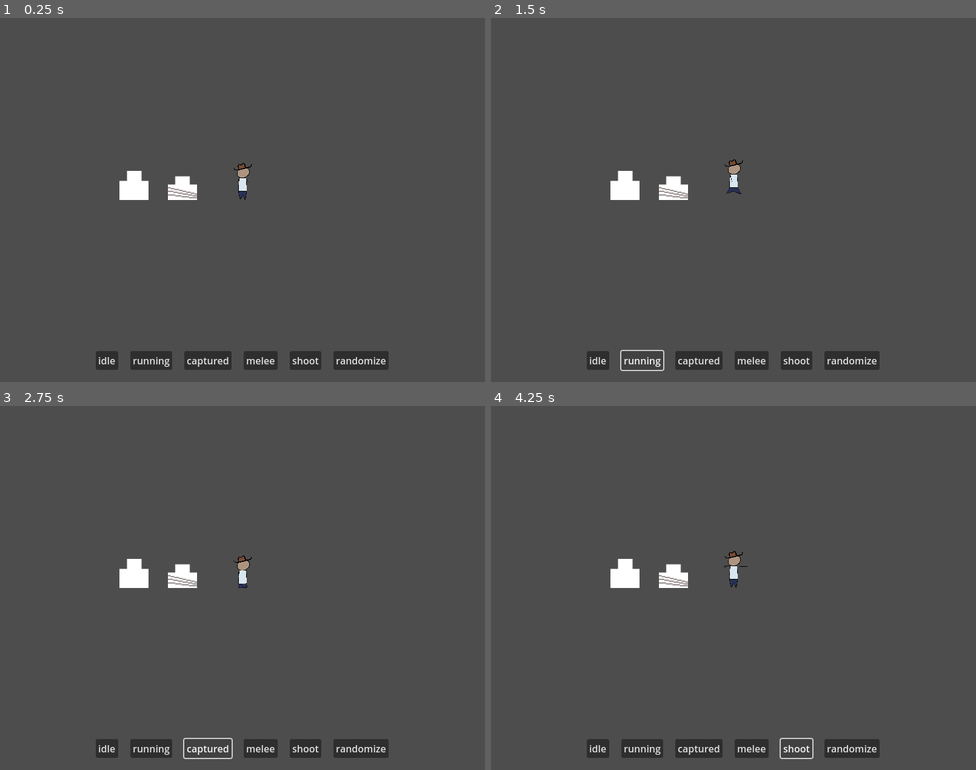
Above: before the commit, frames 1-4 (two rows, left to right).
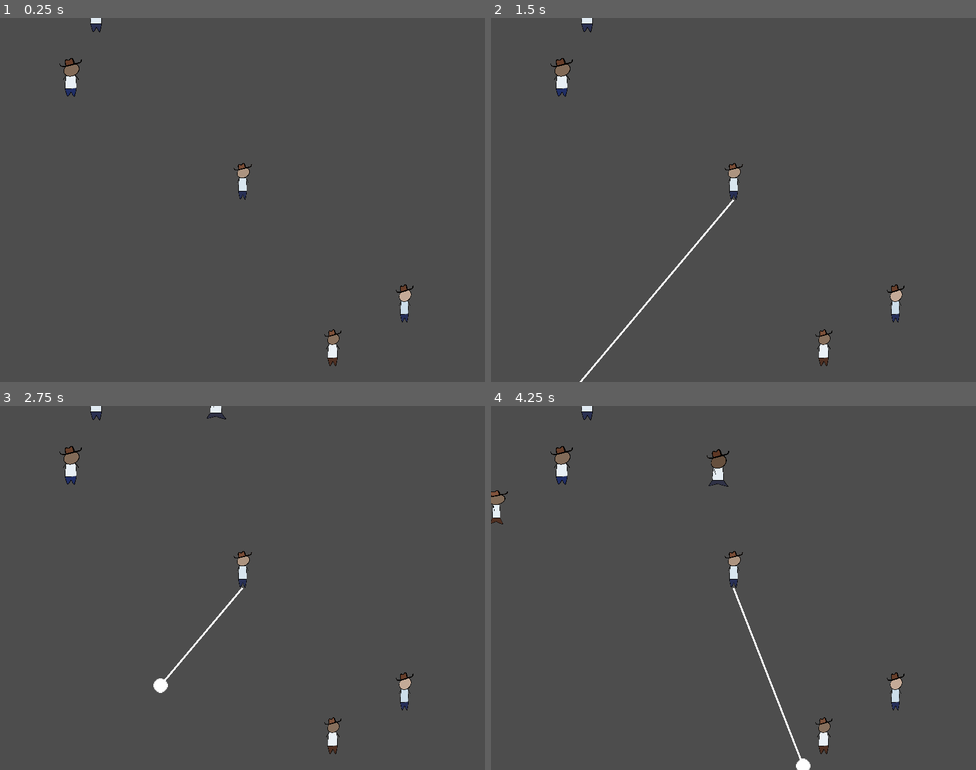
Above: after the commit, the same moments.

Repository: martindzejky/gmtk2025
Game: Godot game, scene res://main.tscn
Same seed, same stepped clock (60 frames per second), same inputs: the game is played once before the commit and once after it. Before the commit the project starts from res://dude_testing.tscn.
Inputs (mouse positions are in pixels of both pictures, inside the frame that each line leads up to):
- Up to frame 1 (0.25 s): no input
- Up to frame 2 (1.5 s): click (597, 360) at 0.5 s, where only the run before the commit has a clickable "idle"; click (641, 360) at 1.25 s, where only the run before the commit has a clickable "running"
- Up to frame 3 (2.75 s): click (208, 748) at 2 s, where only the run before the commit has a clickable "captured"
- Up to frame 4 (4.25 s): click (752, 748) at 2.75 s, where only the run before the commit has a clickable "melee"; click (796, 748) at 3.5 s, where only the run before the commit has a clickable "shoot"

The runs differ from the first frame. In frame 1, 3.8% of the frame differs, in the area x 12-86%, y 0-97%; in frame 2, 3.9%; in frame 3, 3.9%; in frame 4, 4.3%, in the area x 0-86%, y 0-100%.

Commit message:
hook up dude in player and enemy

Diff:
--- a/dude_testing.tscn
+++ b/dude_testing.tscn
@@ -59,6 +59,10 @@
 layout_mode = 2
 text = "running"
 
+[node name="dash" type="Button" parent="ui/ui_root/margin/container"]
+layout_mode = 2
+text = "dash"
+
 [node name="captured" type="Button" parent="ui/ui_root/margin/container"]
 layout_mode = 2
 text = "captured"
@@ -77,6 +81,7 @@
 
 [connection signal="pressed" from="ui/ui_root/margin/container/idle" to="." method="_on_idle_pressed"]
 [connection signal="pressed" from="ui/ui_root/margin/container/running" to="." method="_on_running_pressed"]
+[connection signal="pressed" from="ui/ui_root/margin/container/dash" to="." method="_on_dash_pressed"]
 [connection signal="pressed" from="ui/ui_root/margin/container/captured" to="." method="_on_captured_pressed"]
 [connection signal="pressed" from="ui/ui_root/margin/container/melee" to="." method="_on_melee_pressed"]
 [connection signal="pressed" from="ui/ui_root/margin/container/shoot" to="." method="_on_shoot_pressed"]
--- a/objects/dude.tscn
+++ b/objects/dude.tscn
@@ -167,6 +167,86 @@
 "times": PackedFloat32Array(0)
 }
 
+[sub_resource type="Animation" id="Animation_720c1"]
+resource_name = "captured"
+length = 0.001
+loop_mode = 1
+tracks/0/type = "value"
+tracks/0/imported = false
+tracks/0/enabled = true
+tracks/0/path = NodePath("jump_animation/rotation_scale_animation/body_scale/legs:frame")
+tracks/0/interp = 1
+tracks/0/loop_wrap = true
+tracks/0/keys = {
+"times": PackedFloat32Array(0),
+"transitions": PackedFloat32Array(1),
+"update": 1,
+"values": [3]
+}
+tracks/1/type = "value"
+tracks/1/imported = false
+tracks/1/enabled = true
+tracks/1/path = NodePath("jump_animation/rotation_scale_animation/body_scale/body:frame")
+tracks/1/interp = 1
+tracks/1/loop_wrap = true
+tracks/1/keys = {
+"times": PackedFloat32Array(0),
+"transitions": PackedFloat32Array(1),
+"update": 1,
+"values": [3]
+}
+tracks/2/type = "value"
+tracks/2/imported = false
+tracks/2/enabled = true
+tracks/2/path = NodePath("jump_animation:position")
+tracks/2/interp = 1
+tracks/2/loop_wrap = true
+tracks/2/keys = {
+"times": PackedFloat32Array(0.000378019),
+"transitions": PackedFloat32Array(1),
+"update": 0,
+"values": [Vector2(0, 5)]
+}
+
+[sub_resource type="Animation" id="Animation_swm5h"]
+resource_name = "dash"
+length = 0.8
+tracks/0/type = "bezier"
+tracks/0/imported = false
+tracks/0/enabled = true
+tracks/0/path = NodePath("jump_animation:position:y")
+tracks/0/interp = 1
+tracks/0/loop_wrap = true
+tracks/0/keys = {
+"handle_modes": PackedInt32Array(0, 0, 0),
+"points": PackedFloat32Array(0, 0, -1, 0, -1, -4.00988, -0.15, 0, 0.15, 0, 0, 0, -1, 0, -1),
+"times": PackedFloat32Array(0, 0.4, 0.8)
+}
+tracks/1/type = "value"
+tracks/1/imported = false
+tracks/1/enabled = true
+tracks/1/path = NodePath("jump_animation/rotation_scale_animation/body_scale/legs:frame")
+tracks/1/interp = 1
+tracks/1/loop_wrap = true
+tracks/1/keys = {
+"times": PackedFloat32Array(0),
+"transitions": PackedFloat32Array(1),
+"update": 1,
+"values": [1]
+}
+tracks/2/type = "value"
+tracks/2/imported = false
+tracks/2/enabled = true
+tracks/2/path = NodePath("jump_animation/rotation_scale_animation/body_scale/body:frame")
+tracks/2/interp = 1
+tracks/2/loop_wrap = true
+tracks/2/keys = {
+"times": PackedFloat32Array(0),
+"transitions": PackedFloat32Array(1),
+"update": 1,
+"values": [2]
+}
+
 [sub_resource type="Animation" id="Animation_tkn7g"]
 resource_name = "idle"
 length = 0.001
@@ -196,6 +276,48 @@
 "values": [0]
 }
 
+[sub_resource type="Animation" id="Animation_v1kco"]
+resource_name = "melee"
+length = 1.4
+tracks/0/type = "value"
+tracks/0/imported = false
+tracks/0/enabled = true
+tracks/0/path = NodePath("jump_animation/rotation_scale_animation/body_scale/body:frame")
+tracks/0/interp = 1
+tracks/0/loop_wrap = true
+tracks/0/keys = {
+"times": PackedFloat32Array(0, 0.8, 1.2),
+"transitions": PackedFloat32Array(1, 1, 1),
+"update": 1,
+"values": [4, 5, 0]
+}
+tracks/1/type = "value"
+tracks/1/imported = false
+tracks/1/enabled = true
+tracks/1/path = NodePath("jump_animation/rotation_scale_animation/body_scale/legs:frame")
+tracks/1/interp = 1
+tracks/1/loop_wrap = true
+tracks/1/keys = {
+"times": PackedFloat32Array(0, 0.8, 1.2),
+"transitions": PackedFloat32Array(1, 1, 1),
+"update": 1,
+"values": [0, 1, 0]
+}
+tracks/2/type = "method"
+tracks/2/imported = false
+tracks/2/enabled = true
+tracks/2/path = NodePath(".")
+tracks/2/interp = 1
+tracks/2/loop_wrap = true
+tracks/2/keys = {
+"times": PackedFloat32Array(0.8),
+"transitions": PackedFloat32Array(1),
+"values": [{
+"args": [],
+"method": &"emit_melee_attack"
+}]
+}
+
 [sub_resource type="Animation" id="Animation_cr6a7"]
 resource_name = "running"
 length = 0.8
@@ -236,75 +358,6 @@
 "values": [1, 2]
 }
 
-[sub_resource type="Animation" id="Animation_720c1"]
-resource_name = "captured"
-length = 0.001
-loop_mode = 1
-tracks/0/type = "value"
-tracks/0/imported = false
-tracks/0/enabled = true
-tracks/0/path = NodePath("jump_animation/rotation_scale_animation/body_scale/legs:frame")
-tracks/0/interp = 1
-tracks/0/loop_wrap = true
-tracks/0/keys = {
-"times": PackedFloat32Array(0),
-"transitions": PackedFloat32Array(1),
-"update": 1,
-"values": [3]
-}
-tracks/1/type = "value"
-tracks/1/imported = false
-tracks/1/enabled = true
-tracks/1/path = NodePath("jump_animation/rotation_scale_animation/body_scale/body:frame")
-tracks/1/interp = 1
-tracks/1/loop_wrap = true
-tracks/1/keys = {
-"times": PackedFloat32Array(0),
-"transitions": PackedFloat32Array(1),
-"update": 1,
-"values": [3]
-}
-tracks/2/type = "value"
-tracks/2/imported = false
-tracks/2/enabled = true
-tracks/2/path = NodePath("jump_animation:position")
-tracks/2/interp = 1
-tracks/2/loop_wrap = true
-tracks/2/keys = {
-"times": PackedFloat32Array(0.000378019),
-"transitions": PackedFloat32Array(1),
-"update": 0,
-"values": [Vector2(0, 5)]
-}
-
-[sub_resource type="Animation" id="Animation_v1kco"]
-resource_name = "melee"
-length = 1.4
-tracks/0/type = "value"
-tracks/0/imported = false
-tracks/0/enabled = true
-tracks/0/path = NodePath("jump_animation/rotation_scale_animation/body_scale/body:frame")
-tracks/0/interp = 1
-tracks/0/loop_wrap = true
-tracks/0/keys = {
-"times": PackedFloat32Array(0, 0.8, 1.2),
-"transitions": PackedFloat32Array(1, 1, 1),
-"update": 1,
-"values": [4, 5, 0]
-}
-tracks/1/type = "value"
-tracks/1/imported = false
-tracks/1/enabled = true
-tracks/1/path = NodePath("jump_animation/rotation_scale_animation/body_scale/legs:frame")
-tracks/1/interp = 1
-tracks/1/loop_wrap = true
-tracks/1/keys = {
-"times": PackedFloat32Array(0, 0.8, 1.2),
-"transitions": PackedFloat32Array(1, 1, 1),
-"update": 1,
-"values": [0, 1, 0]
-}
-
 [sub_resource type="Animation" id="Animation_3mih0"]
 resource_name = "shoot"
 length = 1.4
@@ -332,11 +385,26 @@
 "update": 1,
 "values": [0, 1, 0]
 }
+tracks/2/type = "method"
+tracks/2/imported = false
+tracks/2/enabled = true
+tracks/2/path = NodePath(".")
+tracks/2/interp = 1
+tracks/2/loop_wrap = true
+tracks/2/keys = {
+"times": PackedFloat32Array(0.8),
+"transitions": PackedFloat32Array(1),
+"values": [{
+"args": [],
+"method": &"emit_shoot_attack"
+}]
+}
 
 [sub_resource type="AnimationLibrary" id="AnimationLibrary_tkn7g"]
 _data = {
 &"RESET": SubResource("Animation_qiy7s"),
 &"captured": SubResource("Animation_720c1"),
+&"dash": SubResource("Animation_swm5h"),
 &"idle": SubResource("Animation_tkn7g"),
 &"melee": SubResource("Animation_v1kco"),
 &"running": SubResource("Animation_cr6a7"),
@@ -363,6 +431,7 @@
 &"": SubResource("AnimationLibrary_tkn7g")
 }
 autoplay = "idle"
+next/dash = &"idle"
 next/melee = &"idle"
 next/shoot = &"idle"
 
@@ -383,6 +452,7 @@
 scale = Vector2(0.0561217, 0.0561217)
 texture = ExtResource("3_cr6a7")
 hframes = 8
+frame = 4
 
 [node name="head_scale" type="Node2D" parent="jump_animation/rotation_scale_animation"]
 position = Vector2(1, -30)
--- a/objects/enemy.tscn
+++ b/objects/enemy.tscn
@@ -1,10 +1,9 @@
-[gd_scene load_steps=8 format=3 uid="uid://r4tfd7m8uo5"]
+[gd_scene load_steps=7 format=3 uid="uid://r4tfd7m8uo5"]
 
 [ext_resource type="Script" uid="uid://fieie7mlojfh" path="res://scripts/enemy.gd" id="1_7jlpp"]
-[ext_resource type="Texture2D" uid="uid://vhkk0mpqefa4" path="res://sprites/dude.png" id="1_882u1"]
 [ext_resource type="PackedScene" uid="uid://ccv1x3ptc2xx" path="res://objects/melee_strike.tscn" id="2_41oev"]
 [ext_resource type="PackedScene" uid="uid://dr57aya15ff0d" path="res://objects/projectile.tscn" id="3_we7g8"]
-[ext_resource type="Texture2D" uid="uid://cci5ot0ixu4wj" path="res://sprites/dude_captured.png" id="4_3hb37"]
+[ext_resource type="PackedScene" uid="uid://dur5dy1hc4dca" path="res://objects/dude.tscn" id="5_3hb37"]
 
 [sub_resource type="CircleShape2D" id="CircleShape2D_882u1"]
 radius = 12.0
@@ -12,11 +11,12 @@
 [sub_resource type="CircleShape2D" id="CircleShape2D_3hb37"]
 radius = 107.005
 
-[node name="enemy" type="CharacterBody2D" node_paths=PackedStringArray("melee_cooldown_timer", "shoot_cooldown_timer", "sprite", "nearby_area") groups=["enemy"]]
+[node name="enemy" type="CharacterBody2D" node_paths=PackedStringArray("dude", "melee_cooldown_timer", "shoot_cooldown_timer", "nearby_area") groups=["enemy"]]
 collision_layer = 8
 collision_mask = 63
 motion_mode = 1
 script = ExtResource("1_7jlpp")
+dude = NodePath("dude")
 melee_strike_distance = 40.0
 melee_strike_object = ExtResource("2_41oev")
 min_ranged_attack_distance = 140.0
@@ -24,17 +24,12 @@
 projectile_object = ExtResource("3_we7g8")
 melee_cooldown_timer = NodePath("melee_cooldown")
 shoot_cooldown_timer = NodePath("shoot_cooldown")
-sprite = NodePath("sprite")
-captured_sprite = ExtResource("4_3hb37")
 nearby_area = NodePath("nearby_area")
 flocking_separation_distance = 40
 flocking_separation_weight = 0.4
 flocking_alignment_weight = 0.2
 
-[node name="sprite" type="Sprite2D" parent="."]
-modulate = Color(0.959393, 0.373996, 0.395027, 1)
-position = Vector2(0, -16)
-texture = ExtResource("1_882u1")
+[node name="dude" parent="." instance=ExtResource("5_3hb37")]
 
 [node name="shape" type="CollisionShape2D" parent="."]
 shape = SubResource("CircleShape2D_882u1")
@@ -50,11 +45,13 @@
 autostart = true
 
 [node name="melee_cooldown" type="Timer" parent="."]
-wait_time = 0.6
+wait_time = 1.4
 one_shot = true
 
 [node name="shoot_cooldown" type="Timer" parent="."]
-wait_time = 1.4
+wait_time = 1.8
 one_shot = true
 
+[connection signal="melee_attack" from="dude" to="." method="_on_dude_melee_attack"]
+[connection signal="shoot_attack" from="dude" to="." method="_on_dude_shoot_attack"]
 [connection signal="timeout" from="ai_decision_timer" to="." method="_on_ai_decision_timer_timeout"]
--- a/objects/folk.tscn
+++ b/objects/folk.tscn
@@ -1,7 +1,7 @@
 [gd_scene load_steps=4 format=3 uid="uid://celdle61b8mey"]
 
 [ext_resource type="Script" uid="uid://cbeifktwaksov" path="res://scripts/folk.gd" id="1_6qcaw"]
-[ext_resource type="Texture2D" uid="uid://vhkk0mpqefa4" path="res://sprites/dude.png" id="5_vn141"]
+[ext_resource type="PackedScene" uid="uid://dur5dy1hc4dca" path="res://objects/dude.tscn" id="2_6qcaw"]
 
 [sub_resource type="CircleShape2D" id="CircleShape2D_882u1"]
 radius = 12.0
@@ -12,10 +12,7 @@
 motion_mode = 1
 script = ExtResource("1_6qcaw")
 
-[node name="sprite" type="Sprite2D" parent="."]
-modulate = Color(0.922207, 0.759877, 0.550042, 1)
-position = Vector2(0, -16)
-texture = ExtResource("5_vn141")
+[node name="dude" parent="." instance=ExtResource("2_6qcaw")]
 
 [node name="shape" type="CollisionShape2D" parent="."]
 shape = SubResource("CircleShape2D_882u1")
--- a/objects/player.tscn
+++ b/objects/player.tscn
@@ -1,12 +1,9 @@
-[gd_scene load_steps=11 format=3 uid="uid://qwj8b5x4g7c1"]
+[gd_scene load_steps=8 format=3 uid="uid://qwj8b5x4g7c1"]
 
 [ext_resource type="Script" uid="uid://od4p2jer5wh6" path="res://scripts/player.gd" id="1_ykyjo"]
-[ext_resource type="Texture2D" uid="uid://csenq8rfg0m0x" path="res://sprites/legs.png" id="2_nmc1l"]
-[ext_resource type="Texture2D" uid="uid://c1wawimfk30kr" path="res://sprites/body.png" id="3_f46kd"]
 [ext_resource type="Script" uid="uid://c4o833g47jo7o" path="res://scripts/lasso.gd" id="3_uxov2"]
-[ext_resource type="Texture2D" uid="uid://bjx3e714hhs35" path="res://sprites/head_1.png" id="4_3rerk"]
 [ext_resource type="PackedScene" uid="uid://ca585k0y784dp" path="res://objects/hook.tscn" id="4_nmc1l"]
-[ext_resource type="Texture2D" uid="uid://dpnid40fk8abh" path="res://sprites/hat.png" id="5_i825w"]
+[ext_resource type="PackedScene" uid="uid://dur5dy1hc4dca" path="res://objects/dude.tscn" id="5_f46kd"]
 [ext_resource type="PackedScene" uid="uid://dwqdximdijkh3" path="res://objects/camera.tscn" id="6_3rfka"]
 
 [sub_resource type="Curve" id="Curve_nmc1l"]
@@ -16,7 +13,7 @@
 [sub_resource type="CircleShape2D" id="CircleShape2D_player"]
 radius = 12.0
 
-[node name="player" type="CharacterBody2D" node_paths=PackedStringArray("dash_progress_timer", "dash_cooldown_timer", "dash_cooldown_progress") groups=["player"]]
+[node name="player" type="CharacterBody2D" node_paths=PackedStringArray("dash_progress_timer", "dash_cooldown_timer", "dash_cooldown_progress", "dude") groups=["player"]]
 collision_layer = 2
 collision_mask = 63
 motion_mode = 1
@@ -26,30 +23,9 @@
 dash_progress_timer = NodePath("dash_progress")
 dash_cooldown_timer = NodePath("dash_cooldown")
 dash_cooldown_progress = NodePath("dash_cooldown_progress")
+dude = NodePath("dude")
 
-[node name="sprites" type="Node2D" parent="."]
-
-[node name="legs" type="Sprite2D" parent="sprites"]
-position = Vector2(2, -11)
-scale = Vector2(0.1, 0.1)
-texture = ExtResource("2_nmc1l")
-hframes = 3
-
-[node name="body" type="Sprite2D" parent="sprites"]
-position = Vector2(1, -37)
-scale = Vector2(0.139998, 0.139998)
-texture = ExtResource("3_f46kd")
-
-[node name="head" type="Sprite2D" parent="sprites"]
-position = Vector2(2, -59)
-scale = Vector2(0.076202, 0.076202)
-texture = ExtResource("4_3rerk")
-
-[node name="hat" type="Sprite2D" parent="sprites"]
-position = Vector2(2, -72)
-rotation = -0.170823
-scale = Vector2(0.0994262, 0.0994262)
-texture = ExtResource("5_i825w")
+[node name="dude" parent="." instance=ExtResource("5_f46kd")]
 
 [node name="shape" type="CollisionShape2D" parent="."]
 shape = SubResource("CircleShape2D_player")
--- a/project.godot
+++ b/project.godot
@@ -12,7 +12,7 @@
 
 config/name="Lasso Sheriff"
 config/version="1"
-run/main_scene="uid://dgwp7w7upisgr"
+run/main_scene="uid://bifqkl6lsp6wc"
 config/features=PackedStringArray("4.4", "GL Compatibility")
 config/icon="uid://dpnid40fk8abh"
 
--- a/scripts/dude.gd
+++ b/scripts/dude.gd
@@ -1,5 +1,8 @@
 extends Node2D
 class_name Dude
+
+signal melee_attack
+signal shoot_attack
 
 @export_category('Sprites')
 @export var legs_sprite: Sprite2D
@@ -46,3 +49,9 @@
   hat_sprite.self_modulate = hat_color_gradient.sample(randf())
 
   # TODO: sprites, hats, bandanas, etc.
+
+func emit_melee_attack():
+  melee_attack.emit()
+
+func emit_shoot_attack():
+  shoot_attack.emit()
--- a/scripts/dude_testing.gd
+++ b/scripts/dude_testing.gd
@@ -19,3 +19,6 @@
 
 func _on_randomize_pressed() -> void:
   dude.randomize()
+
+func _on_dash_pressed() -> void:
+  dude.play_animation('dash')
--- a/scripts/enemy.gd
+++ b/scripts/enemy.gd
@@ -1,5 +1,8 @@
 extends CharacterBody2D
 class_name Enemy
+
+@export_category('Dude')
+@export var dude: Dude
 
 @export_category('Movement')
 @export var can_move := true
@@ -25,11 +28,6 @@
 @export var melee_cooldown_timer: Timer
 @export var shoot_cooldown_timer: Timer
 
-@export_category('Sprites')
-@export var sprite: Sprite2D
-@onready var default_sprite: Texture2D = sprite.texture
-@export var captured_sprite: Texture2D
-
 @export_category('Flocking')
 @export var nearby_area: Area2D
 @export var flocking_separation_distance := 30
@@ -44,6 +42,10 @@
 
 var state := State.ATTACKING_PLAYER
 var release_captured_target: Enemy
+var attack_target: Node2D
+
+func _process(_delta):
+  update_dude_animation()
 
 func _physics_process(_delta):
   velocity = Vector2.ZERO
@@ -116,6 +118,8 @@
   velocity += direction * get_movement_speed()
 
 func apply_flocking():
+  if melee_cooldown_timer.time_left > 0 or shoot_cooldown_timer.time_left > 0: return
+
   var nearby_enemies := nearby_area.get_overlapping_bodies()
 
   # limit to 10 enemies for performance... premature optimization?
@@ -180,22 +184,14 @@
   return lerpf(move_speed/2, move_speed/10, Game.hook.get_catch_percentage())
 
 func attack_melee(target):
+  attack_target = target
   melee_cooldown_timer.start()
-
-  var melee_strike = melee_strike_object.instantiate()
-  get_parent().add_child(melee_strike)
-
-  melee_strike.global_position = global_position
-  melee_strike.global_rotation = global_position.angle_to_point(target.global_position)
+  dude_melee_animation(target)
 
 func shoot_ranged(target):
+  attack_target = target
   shoot_cooldown_timer.start()
-
-  var projectile = projectile_object.instantiate()
-  get_parent().add_child(projectile)
-
-  projectile.global_position = global_position
-  projectile.global_rotation = global_position.angle_to_point(target.global_position)
+  dude_shoot_animation(target)
 
 func is_captured():
   return state == State.CAPTURED
@@ -204,7 +200,6 @@
   if state == State.CAPTURED: return
 
   state = State.CAPTURED
-  sprite.texture = captured_sprite
 
   # this is a quick hack to save time:
   # I want to change the collision layer from 'enemy' to 'captured_enemy' which is the next layer
@@ -217,7 +212,6 @@
   if state != State.CAPTURED: return
 
   state = State.ATTACKING_PLAYER
-  sprite.texture = default_sprite
 
   # again the hack mentioned above
   collision_layer = collision_layer >> 1
@@ -256,3 +250,48 @@
         closest_captured_enemy = enemy
 
     release_captured_target = closest_captured_enemy
+
+func dude_melee_animation(target):
+  dude.play_animation('melee')
+
+  var dir := global_position.direction_to(target.global_position)
+  if abs(dir.x) > 0:
+    dude.scale.x = sign(dir.x)
+
+func dude_shoot_animation(target):
+  dude.play_animation('shoot')
+  var dir := global_position.direction_to(target.global_position)
+  if abs(dir.x) > 0:
+    dude.scale.x = sign(dir.x)
+
+func update_dude_animation():
+  if melee_cooldown_timer.time_left > 0: return
+  if shoot_cooldown_timer.time_left > 0: return
+
+  match state:
+    State.CAPTURED:
+      dude.play_animation('captured')
+
+    _:
+      if velocity.length() > 0:
+        dude.play_animation('running')
+      else:
+        dude.play_animation('idle')
+
+      if abs(velocity.x) > 0:
+        dude.scale.x = sign(velocity.x)
+
+func _on_dude_melee_attack():
+  var melee_strike = melee_strike_object.instantiate()
+  get_parent().add_child(melee_strike)
+
+  melee_strike.global_position = global_position
+  melee_strike.global_rotation = global_position.angle_to_point(attack_target.global_position)
+
+
+func _on_dude_shoot_attack() -> void:
+  var projectile = projectile_object.instantiate()
+  get_parent().add_child(projectile)
+
+  projectile.global_position = global_position
+  projectile.global_rotation = global_position.angle_to_point(attack_target.global_position)
--- a/scripts/hook.gd
+++ b/scripts/hook.gd
@@ -189,7 +189,7 @@
 
   enemy.add_child(new_segment)
   new_segment.hook = self
-  new_segment.global_position = point_of_collision
+  # new_segment.global_position = point_of_collision
 
   segments.insert(insert_segment_at_index, new_segment)
   update_segment_indices()
--- a/scripts/player.gd
+++ b/scripts/player.gd
@@ -1,6 +1,10 @@
 extends CharacterBody2D
 class_name Player
 
+@export_category('Dude')
+@export var dude: Dude
+
+@export_category('Movement')
 @export var move_speed := 200.0
 @export var dash_speed := 400.0
 @export var dash_curve: Curve
@@ -31,3 +35,13 @@
     dash_cooldown_progress.visible = true
   else:
     dash_cooldown_progress.visible = false
+
+  if dash_progress_timer.time_left > 0:
+    dude.play_animation('dash')
+  elif velocity.length() > 0:
+    dude.play_animation('running')
+  else:
+    dude.play_animation('idle')
+
+  if abs(velocity.x) > 0:
+    dude.scale.x = sign(velocity.x)
Not shown: 1 places in objects/dude.tscn that only renumber resources
